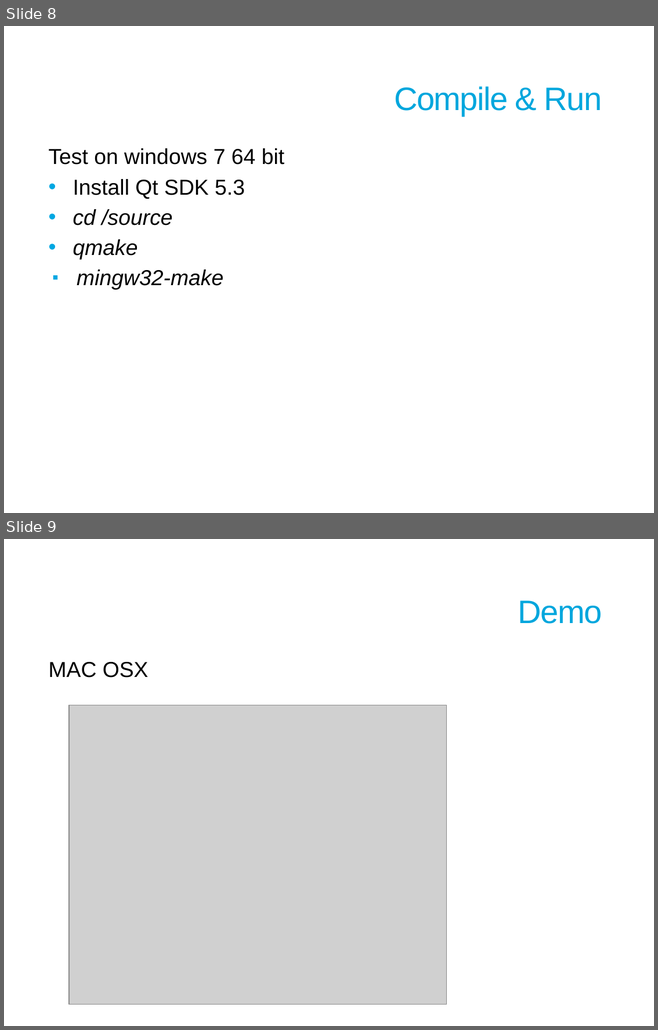
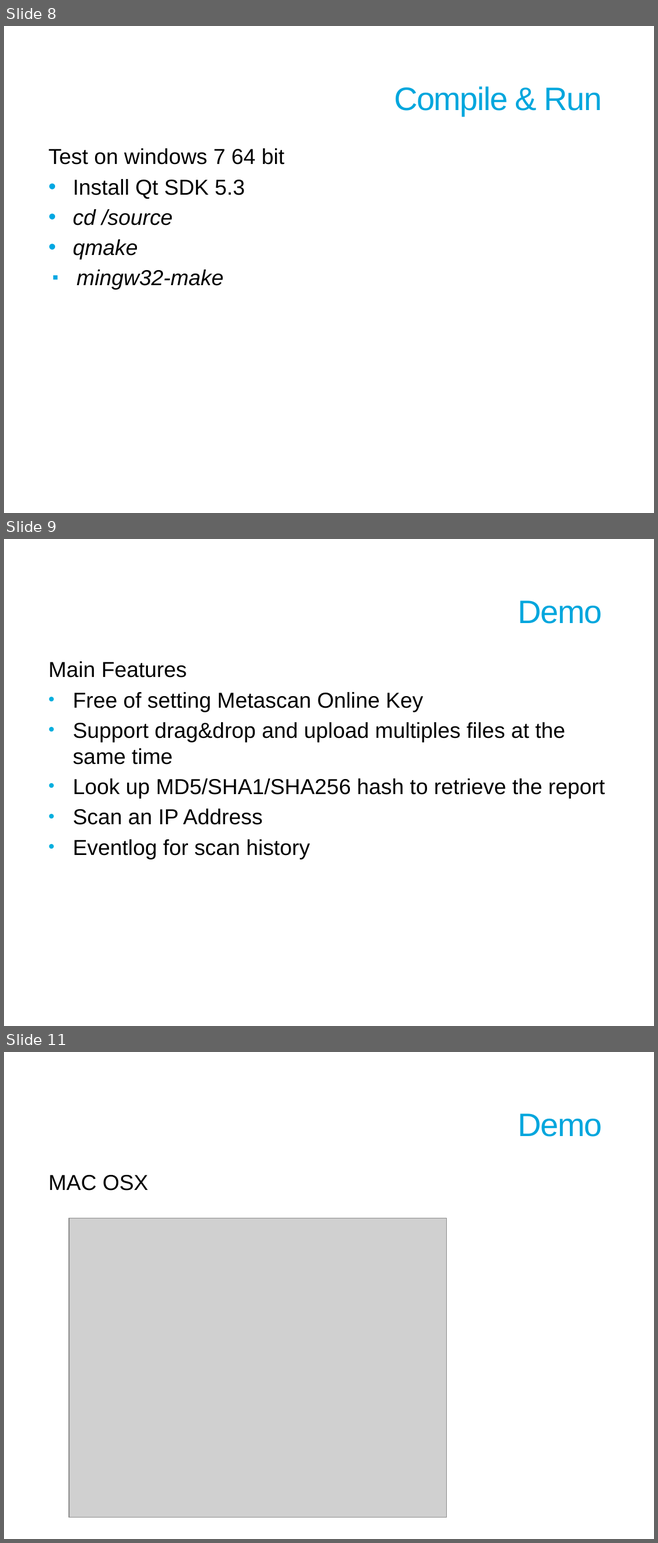
Before and after one commit to opswatgears/innovation2014_topic1, a slide deck: Documentation/Metascan Uploader.pptx. Shown one above the other, each under a label of ours: slides 8 and 9 before the commit, slides 8, 9 and 11 after it; the slides between them are not shown. The pictures are 658x1030 and 658x1543 pixels, drawn with LibreOffice and Linux fonts; fonts in the diff are those of the drawing; grey boxes stand for pictures; background and template pictures are left out. Boxes give left, top, right and bottom in pixels: in the first picture for what was removed or moved away, otherwise in the second. Text is boxed around its words. In the diff, an @@ line names an element or a change of style, - is before the commit and + after.

```diff
--- a/Documentation/Metascan Uploader.pptx
+++ b/Documentation/Metascan Uploader.pptx
@@ slide 9 added at (x1=4, y1=539, x2=654, y2=1026), background #FFFFFF @@
@@ title added at (x1=105, y1=548, x2=608, y2=582), 28 pt, text #FFFFFF @@
+Innovation Day
@@ text added at (x1=518, y1=600, x2=602, y2=624), 36 pt, text #00A6DD @@
+Demo
@@ text added at (x1=49, y1=661, x2=605, y2=859), 24 pt, text #000000 @@
+Main Features
+• Free of setting Metascan Online Key
+• Support drag&drop and upload multiples files at the same time
+• Look up MD5/SHA1/SHA256 hash to retrieve the report
+• Scan an IP Address
+• Eventlog for scan history
@@ what was slide 9 is now slide 11 @@
```
Also in this commit, not shown: 1 other slide added.
